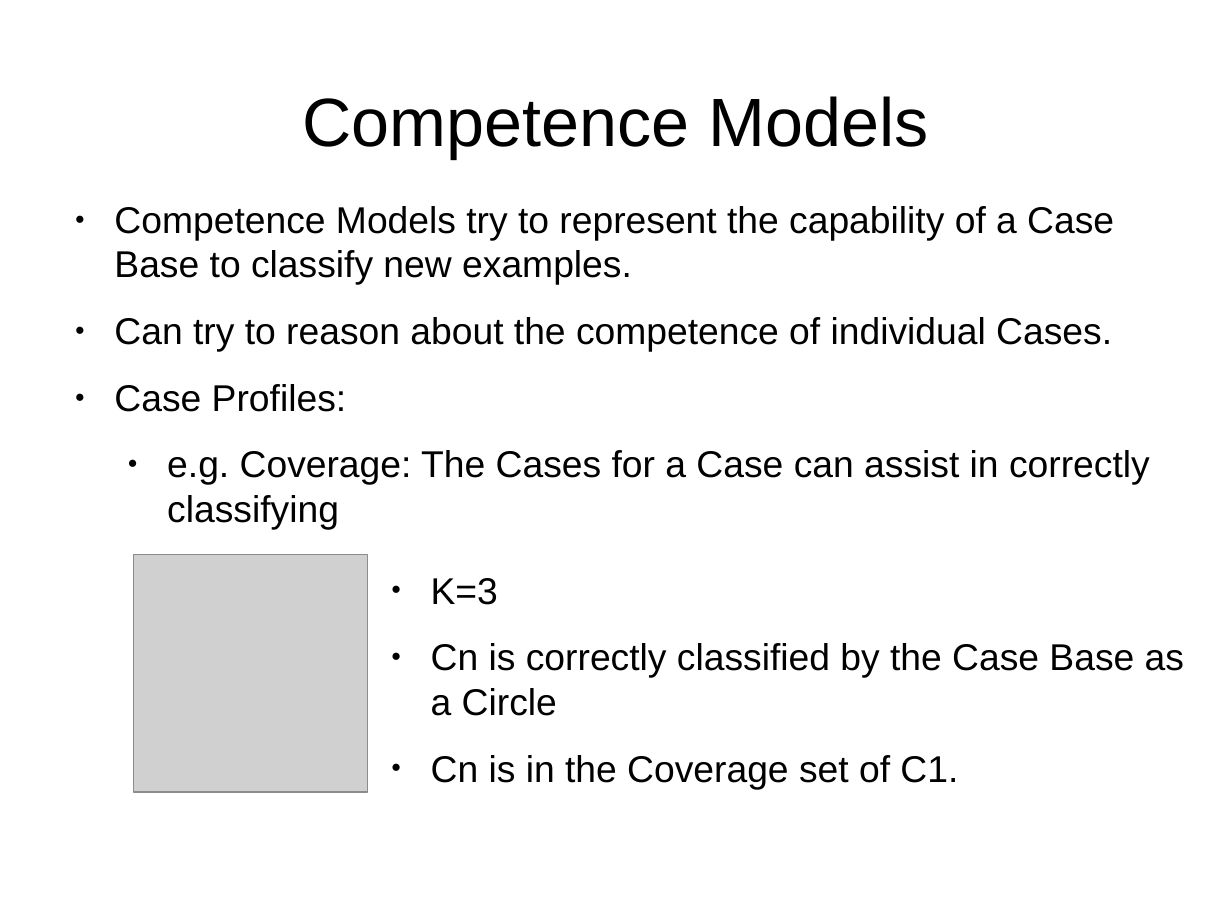
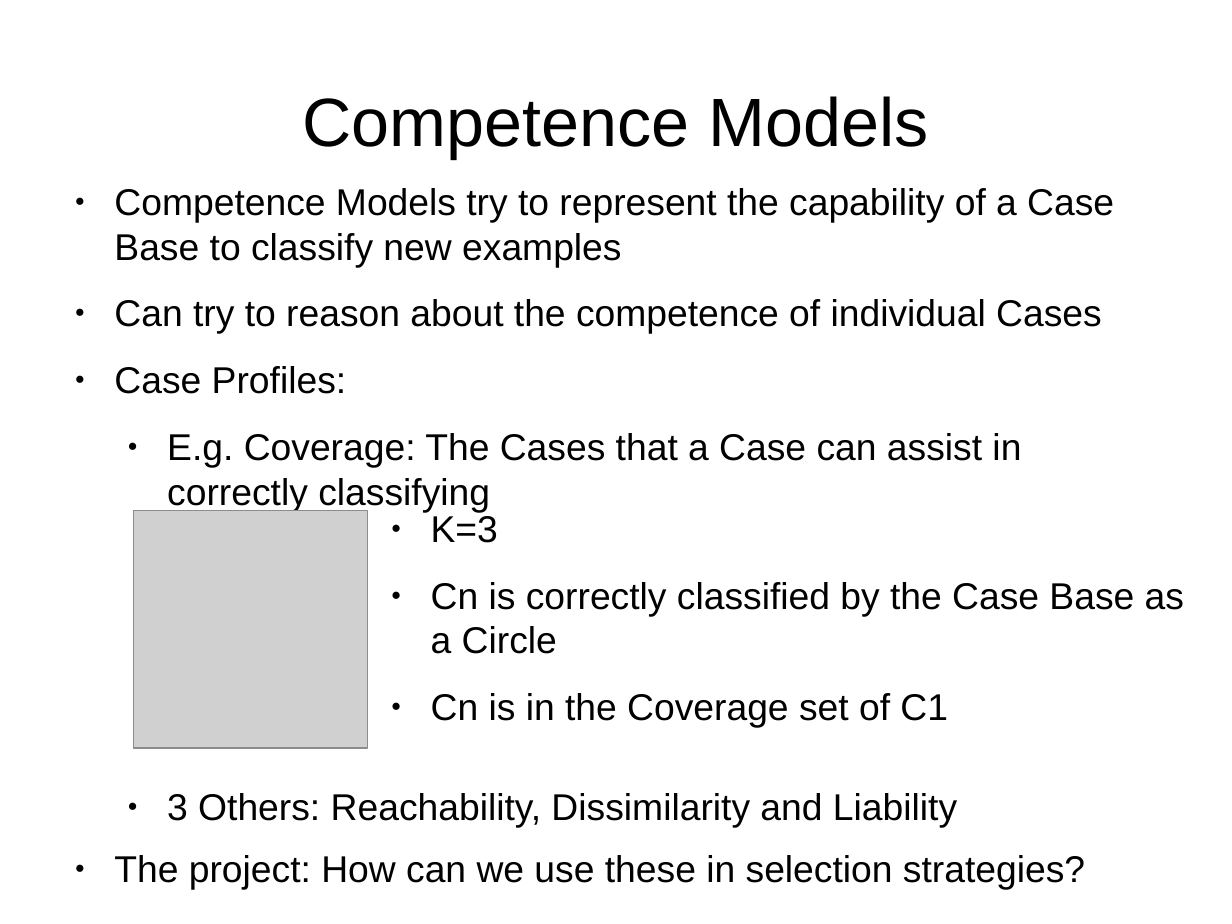
Before and after one commit to charlesmccarthyirl/FYP, a slide deck: slide 9 of Documentation/Demo Day/Presentation.odp (slide 10 before the commit). Drawn at 1232x924 pixels with LibreOffice and Linux fonts; fonts in the diff are those of the drawing; grey boxes stand for pictures. Boxes give left, top, right and bottom in pixels: in the first picture for what was removed or moved away, otherwise in the second. Text is boxed around its words. In the diff, an @@ line names an element or a change of style, - is before the commit and + after.

```diff
--- a/Documentation/Demo Day/Presentation.odp
+++ b/Documentation/Demo Day/Presentation.odp
@@ text "Competence Models try to represent ...": place and size @@
-text "Competence Models try to represent ..." at [114,206,1150,530]
+text "Competence Models try to represent ..." at [114,188,1114,512]
@@ text at [114,188,1114,334]: text changed @@
-● Competence Models try to represent the capability of a Case Base to classify new examples.
-● Can try to reason about the competence of individual Cases.
+● Competence Models try to represent the capability of a Case Base to classify new examples
+● Can try to reason about the competence of individual Cases
@@ text at [167,433,1021,512]: text changed @@
-  ● e.g. Coverage: The Cases for a Case can assist in correctly classifying
+  ● E.g. Coverage: The Cases that a Case can assist in correctly classifying
@@ text "K=3": place and size @@
-text "K=3" at [431,578,1184,789]
+text "K=3" at [431,516,1184,728]
@@ picture: place and size @@
-picture at [133,555,367,792]
+picture at [133,511,367,748]
@@ text at [431,693,948,728]: text changed @@
-● Cn is in the Coverage set of C1.
+● Cn is in the Coverage set of C1
@@ text added at [114,793,1085,890], 24 pt, text #000000 @@
+  ● 3 Others: Reachability, Dissimilarity and Liability
+● The project: How can we use these in selection strategies?
```
Also in this commit, not shown: 11 other slides changed, 14 slides added, 3 slides removed.
